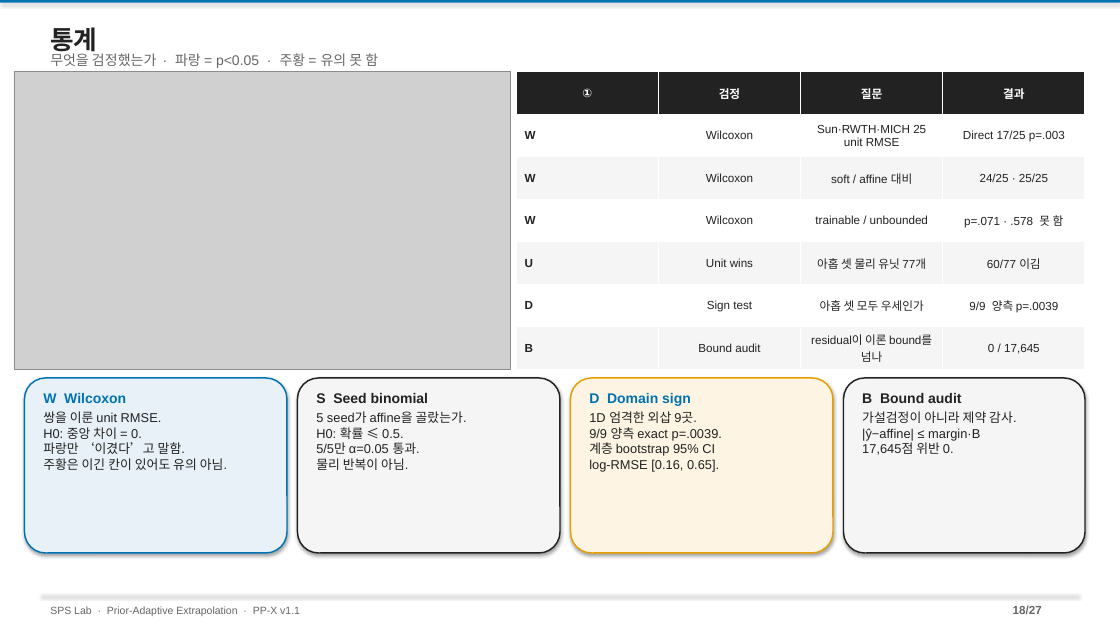
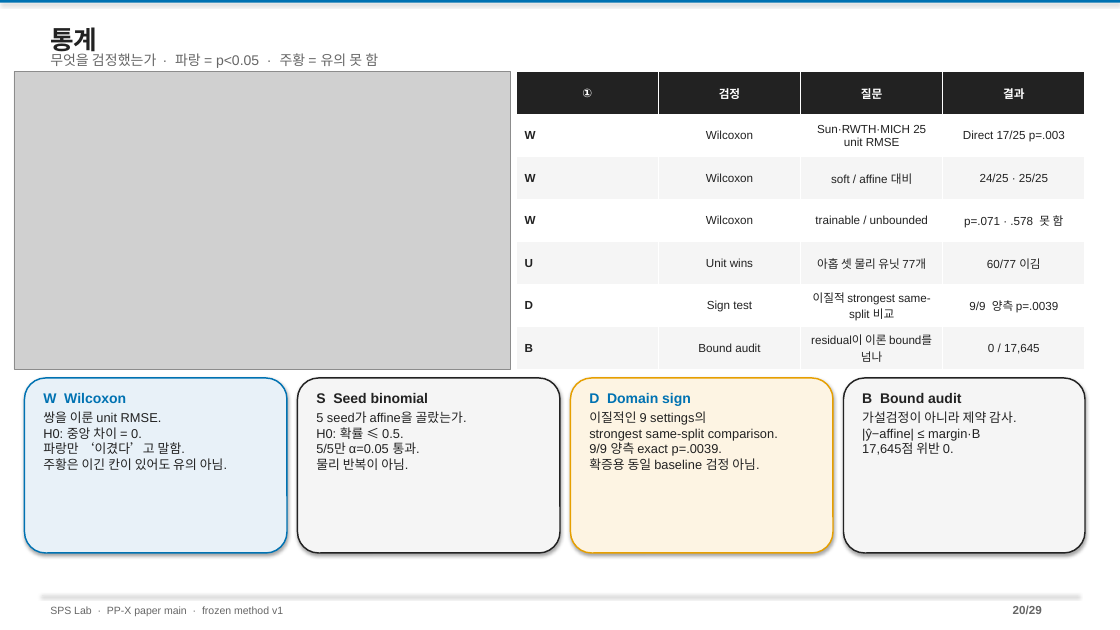
Before and after one commit to amumujs-create/pp_pae_total, a slide deck: slide 20 of output/PP_Research_Detailed_v2.pptx (slide 18 before the commit). Drawn at 1120x630 pixels with LibreOffice and Linux fonts; fonts in the diff are those of the drawing; grey boxes stand for pictures. Boxes give left, top, right and bottom in pixels: in the first picture for what was removed or moved away, otherwise in the second. Text is boxed around its words. In the diff, an @@ line names an element or a change of style, - is before the commit and + after.

```diff
--- a/output/PP_Research_Detailed_v2.pptx
+++ b/output/PP_Research_Detailed_v2.pptx
@@ table at bbox=[517, 71, 1085, 369] @@
-row 6, column 3: 아홉 셋 모두 우세인가
+row 6, column 3: 이질적 strongest same-split 비교
@@ text at bbox=[589, 411, 778, 441]: text changed @@
-1D 엄격한 외삽 9곳.
+이질적인 9 settings의
+strongest same-split comparison.
@@ text at bbox=[589, 458, 759, 470]: text changed @@
-계층 bootstrap 95% CI
-log-RMSE [0.16, 0.65].
+확증용 동일 baseline 검정 아님.
@@ text at bbox=[50, 606, 283, 616]: text changed @@
-SPS Lab · Prior-Adaptive Extrapolation · PP-X v1.1
+SPS Lab · PP-X paper main · frozen method v1
@@ text at bbox=[1013, 606, 1042, 614]: text changed @@
-18/27
+20/29
```
Also in this commit, not shown: 26 other slides changed, 2 slides added, 11 other files.
